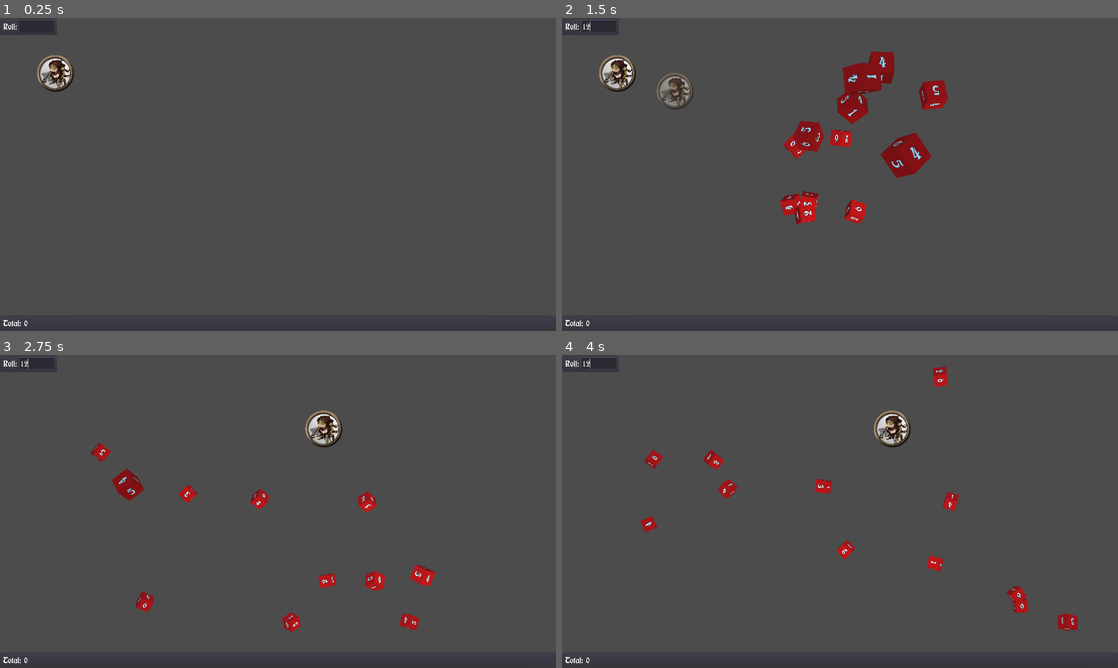
Above: before the commit, frames 1-4 (two rows, left to right).
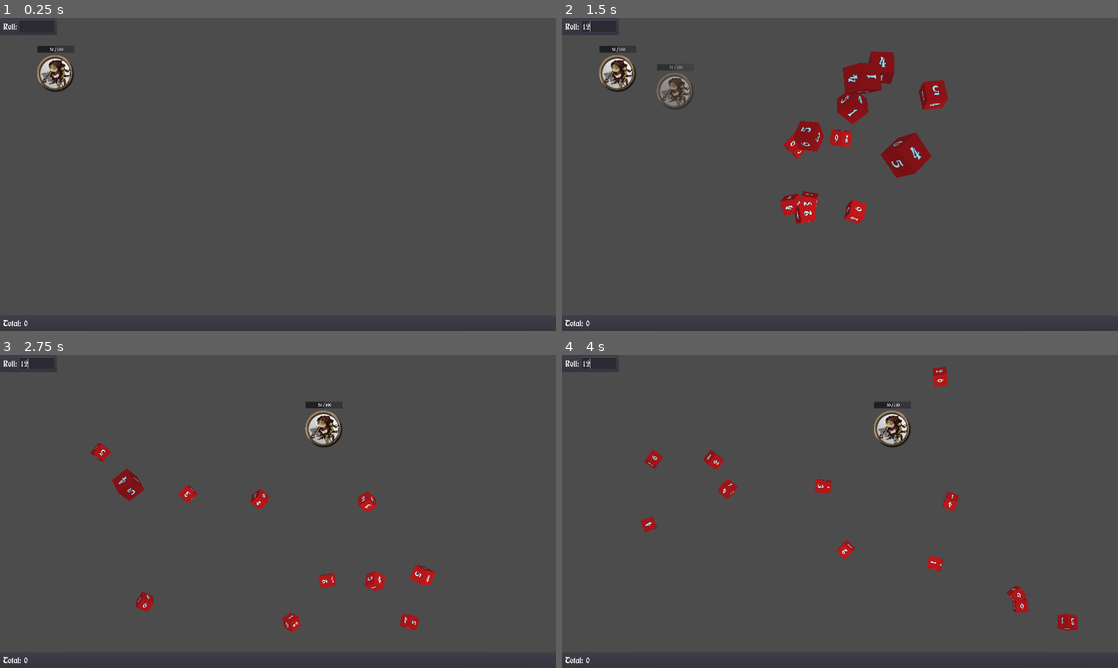
Above: after the commit, the same moments.

Repository: Rumpunzel/ze-people-wants-mapz
Game: Godot game, scene res://main.tscn
Same seed, same stepped clock (60 frames per second), same inputs: the game is played once before the commit and once after it.
Inputs (mouse positions are in pixels of both pictures, inside the frame that each line leads up to):
- Up to frame 1 (0.25 s): no input
- Up to frame 2 (1.5 s): click (600, 27) at 0.52 s; type "12" at 0.6 s; tap Enter at 1.25 s; drag from (617, 74) to (895, 105) at 1.27 s
- Up to frame 3 (2.75 s): drag from (166, 527) to (250, 574) at 2.02 s
- Up to frame 4 (4 s): move the mouse to (895, 442) at 2.77 s; click (895, 442) at 2.92 s; drag from (812, 574) to (673, 464) at 3.52 s

The runs differ from the first frame. In frame 1, less than 0.1% of the frame differs, in the area x 6-14%, y 8-12%; in frame 2, 0.1%, in the area x 6-22%, y 8-17%; in frame 3, less than 0.1%; in frame 4, less than 0.1%.

Commit message:
added hp bar

Diff:
--- /dev/null
+++ b/life_bar.gd
@@ -0,0 +1,17 @@
+extends ProgressBar
+
+
+onready var _current: Label = get_node("../HBoxContainer/Current")
+onready var _max: Label = get_node("../HBoxContainer/Max")
+
+
+func _ready() -> void:
+	_on_value_changed(value)
+	_on_changed()
+
+
+func _on_value_changed(new_value: float) -> void:
+	_current.text = "%d" % new_value
+
+func _on_changed() -> void:
+	_max.text = "%d" % max_value
--- a/token.tscn
+++ b/token.tscn
@@ -1,12 +1,21 @@
-[gd_scene load_steps=6 format=2]
+[gd_scene load_steps=10 format=2]
 
 [ext_resource path="res://images/grung.jpg" type="Texture" id=1]
 [ext_resource path="res://images/token_mask_3.png" type="Texture" id=2]
 [ext_resource path="res://images/token_1.png" type="Texture" id=3]
 [ext_resource path="res://token.gd" type="Script" id=4]
+[ext_resource path="res://life_bar.gd" type="Script" id=5]
+[ext_resource path="res://fonts/rudelsberg/Rudelsberg.ttf" type="DynamicFontData" id=6]
 
 [sub_resource type="CircleShape2D" id=1]
 radius = 128.0
+
+[sub_resource type="DynamicFont" id=3]
+size = 32
+font_data = ExtResource( 6 )
+
+[sub_resource type="Theme" id=4]
+default_font = SubResource( 3 )
 
 [node name="Token" type="KinematicBody2D"]
 input_pickable = true
@@ -48,6 +57,67 @@
 mode = 3
 range_item_cull_mask = 2
 
+[node name="MarginContainer2" type="MarginContainer" parent="Background"]
+anchor_right = 1.0
+margin_left = -128.0
+margin_top = -128.0
+margin_right = -128.0
+margin_bottom = -126.0
+theme = SubResource( 4 )
+custom_constants/margin_top = -64
+custom_constants/margin_bottom = 16
+__meta__ = {
+"_edit_use_anchors_": false
+}
+
+[node name="LifeBar" type="ProgressBar" parent="Background/MarginContainer2"]
+margin_top = -64.0
+margin_right = 256.0
+margin_bottom = -11.0
+size_flags_vertical = 1
+value = 50.0
+percent_visible = false
+script = ExtResource( 5 )
+__meta__ = {
+"_edit_use_anchors_": false
+}
+
+[node name="HBoxContainer" type="HBoxContainer" parent="Background/MarginContainer2"]
+margin_top = -64.0
+margin_right = 256.0
+margin_bottom = -11.0
+__meta__ = {
+"_edit_use_anchors_": false
+}
+
+[node name="Current" type="Label" parent="Background/MarginContainer2/HBoxContainer"]
+margin_right = 117.0
+margin_bottom = 53.0
+size_flags_horizontal = 3
+size_flags_vertical = 1
+align = 2
+valign = 1
+
+[node name="Of" type="Label" parent="Background/MarginContainer2/HBoxContainer"]
+margin_left = 121.0
+margin_right = 134.0
+margin_bottom = 53.0
+size_flags_vertical = 1
+text = "/"
+align = 1
+valign = 1
+
+[node name="Max" type="Label" parent="Background/MarginContainer2/HBoxContainer"]
+margin_left = 138.0
+margin_right = 256.0
+margin_bottom = 53.0
+size_flags_horizontal = 3
+size_flags_vertical = 1
+valign = 1
+
 [node name="GhostTween" type="Tween" parent="."]
 
 [node name="MovementTween" type="Tween" parent="."]
+
+[connection signal="changed" from="Background/MarginContainer2/LifeBar" to="Background/MarginContainer2/LifeBar" method="_on_changed"]
+[connection signal="value_changed" from="Background/MarginContainer2/LifeBar" to="Background/MarginContainer2/LifeBar" method="_on_value_changed"]
Not shown: 2 places in hud.tscn that only renumber resources
